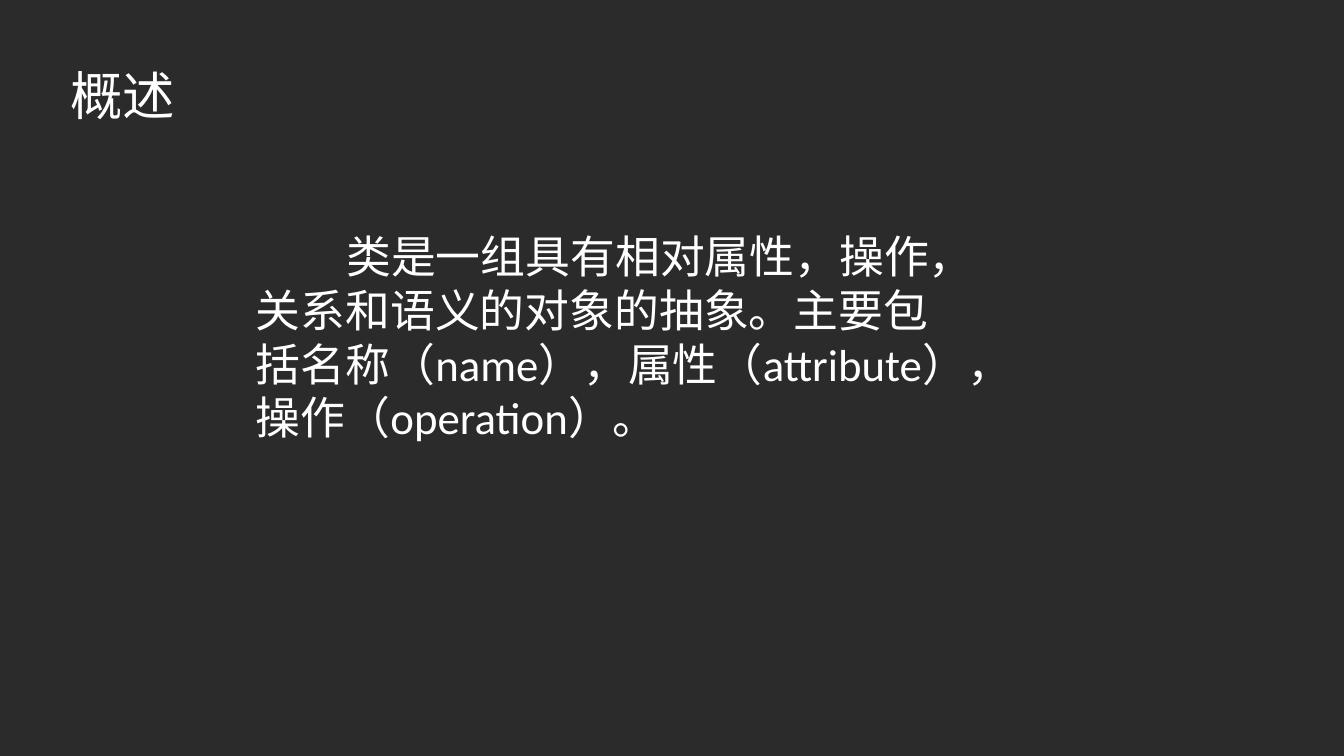
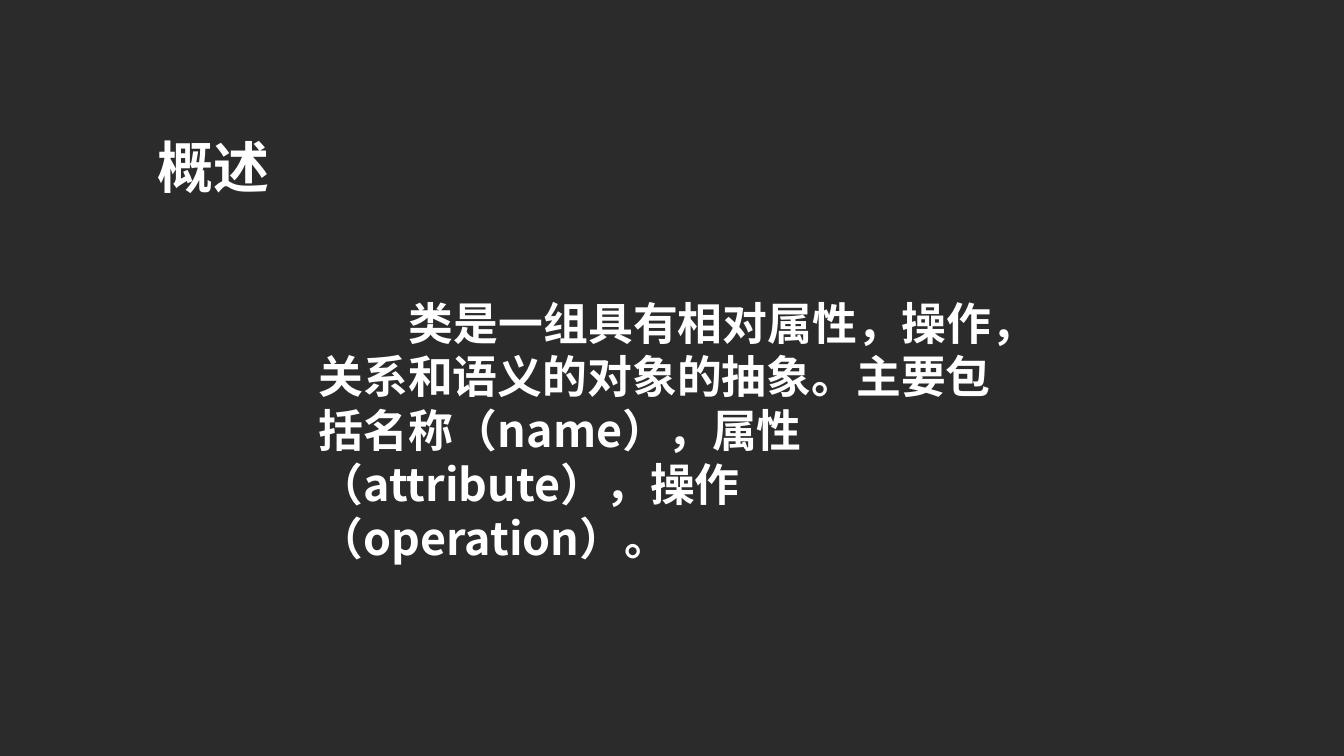
Before and after one commit to PRD2017G23/-, a slide deck: slide 19 of 小组作业/PPT/UML基础_图.pptx (slide 8 before the commit). Drawn at 1344x756 pixels with LibreOffice and Linux fonts; fonts in the diff are those of the drawing; background and template pictures are left out; a plain dark background stands for a picture behind light text. Boxes give left, top, right and bottom in pixels: in the first picture for what was removed or moved away, otherwise in the second. Text is boxed around its words. In the diff, an @@ line names an element or a change of style, - is before the commit and + after.

```diff
--- a/小组作业/PPT/UML基础_图.pptx
+++ b/小组作业/PPT/UML基础_图.pptx
@@ text "概述": place and size @@
-text "概述" at <box>70,71,175,119</box>
+text "概述" at <box>157,140,269,193</box>
@@ text "概述" at <box>157,140,269,193</box>: size 37.3 to 40 pt, font Calibri to Noto Sans CJK SC, bold on @@
@@ text "类是一组具有相对属性，操作，关系和语义的对象的抽象。主要包括名称（name），属性（attribute），操作（oper ...": place and size @@
-text "类是一组具有相对属性，操作，关系和语义的对象的抽象。主要包括名称（name），属性（attribute），操作（oper ..." at <box>256,235,1012,442</box>
+text "类是一组具有相对属性，操作，关系和语义的对象的抽象。主要包括名称（name），属性（attribute），操作（oper ..." at <box>319,302,1036,507</box>
@@ text "类是一组具有相对属性，操作，关系和语义的对象的抽象。主要包括名称（name），属性（attribute），操作（oper ..." at <box>319,302,1036,507</box>: font Calibri to Noto Sans CJK SC, bold on @@
```
Also in this commit, not shown: 39 other slides changed, 15 slides added, 25 slides removed.
